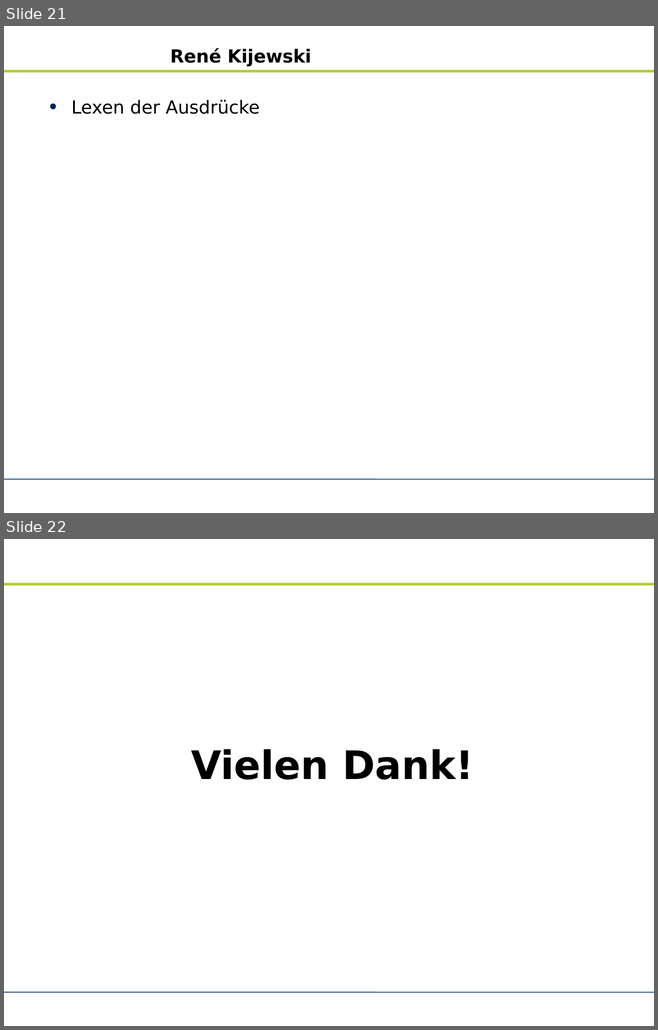
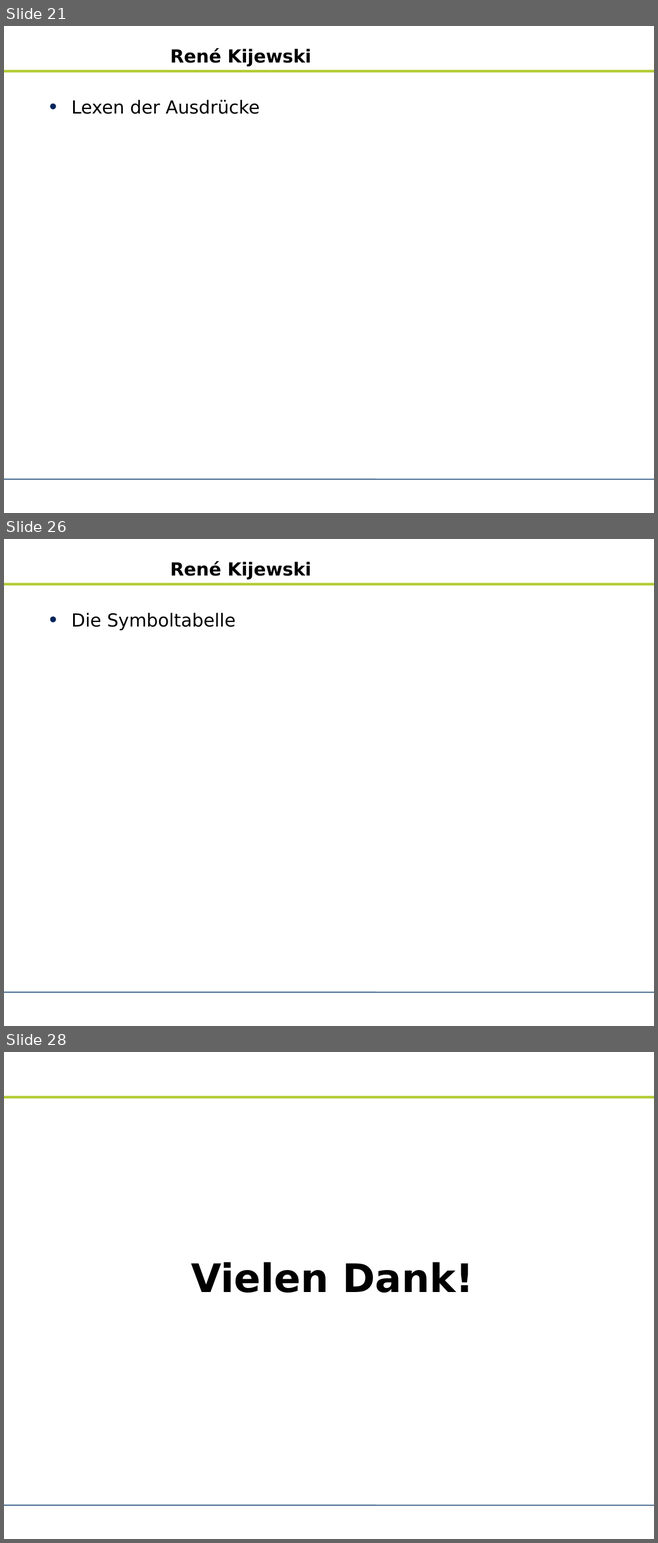
Before and after one commit to zhongxinhua/sose10-swp-uebersetzerbau, a slide deck: trunk/dokumentation/rk-kundenpraesentation.odp. Shown one above the other, each under a label of ours: slides 21 and 22 before the commit, slides 21, 26 and 28 after it; the slides between them are not shown. The pictures are 658x1030 and 658x1543 pixels, drawn with LibreOffice and Linux fonts; fonts in the diff are those of the drawing; background and template pictures are left out. Boxes give left, top, right and bottom in pixels: in the first picture for what was removed or moved away, otherwise in the second. Text is boxed around its words. In the diff, an @@ line names an element or a change of style, - is before the commit and + after.

```diff
--- a/trunk/dokumentation/rk-kundenpraesentation.odp
+++ b/trunk/dokumentation/rk-kundenpraesentation.odp
@@ slide 26 added at bbox=[4, 539, 654, 1026], background #FFFFFF; not listed: 2 template elements that a slide beside it also shows @@
@@ title added at bbox=[170, 561, 311, 580], 22 pt, text #000000, bold @@
+René Kijewski
@@ text added at bbox=[71, 613, 236, 630], 22 pt, text #000000 @@
+• Die Symboltabelle
@@ what was slide 22 is now slide 28 @@
```
Also in this commit, not shown: 1 slide changed, 5 other slides added, 7 other files.
